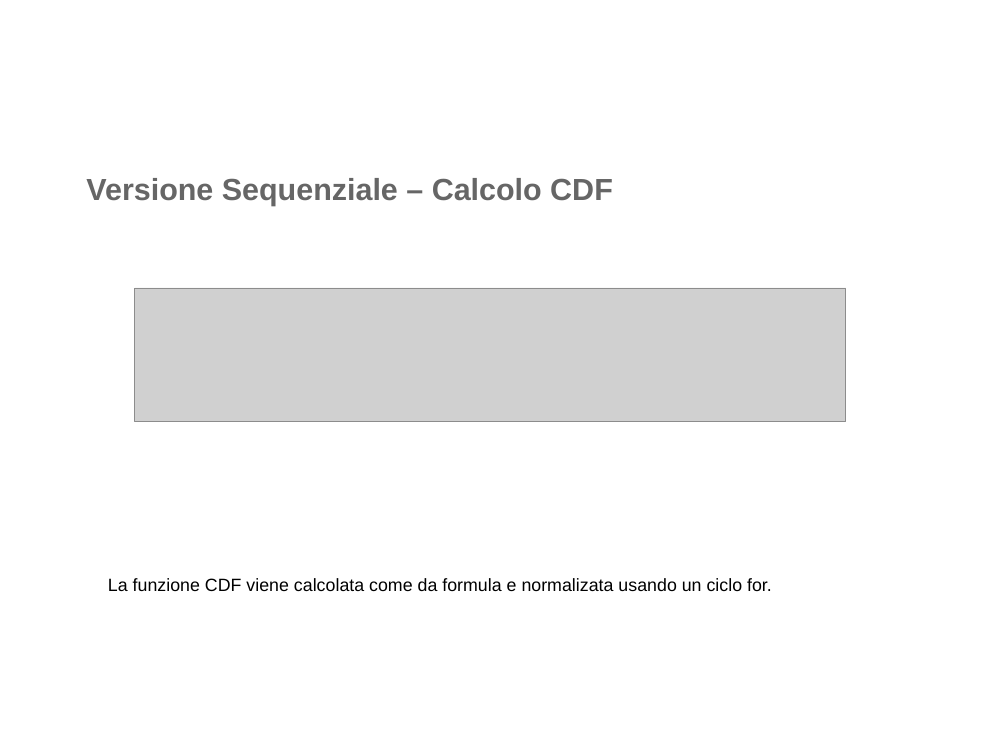
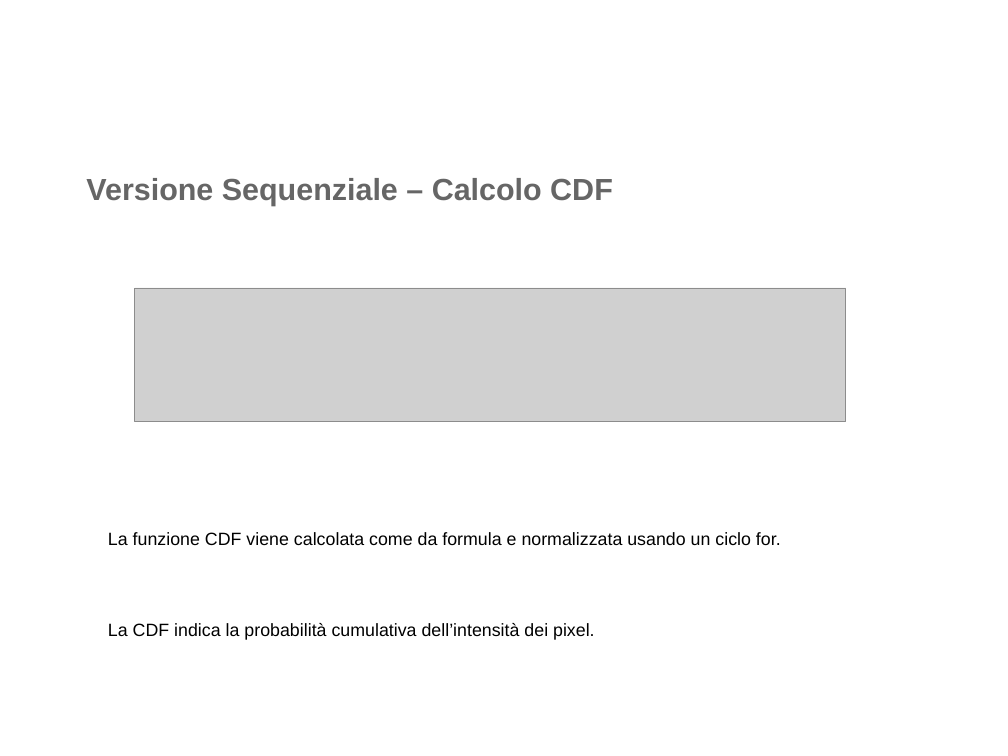
Before and after one commit to gianlu9911/Histogram-Equalization, a slide deck: slide 5 of presentazione-Histogram Equalization.odp (slide 4 before the commit). Drawn at 1008x756 pixels with LibreOffice and Linux fonts; fonts in the diff are those of the drawing; grey boxes stand for pictures; background and template pictures are left out. Boxes give left, top, right and bottom in pixels: in the first picture for what was removed or moved away, otherwise in the second. Text is boxed around its words. In the diff, an @@ line names an element or a change of style, - is before the commit and + after.

```diff
--- a/presentazione-Histogram Equalization.odp
+++ b/presentazione-Histogram Equalization.odp
@@ text at [108, 532, 781, 640]: text changed @@
-La funzione CDF viene calcolata come da formula e normalizata usando un ciclo for.
+La funzione CDF viene calcolata come da formula e normalizzata usando un ciclo for.
+La CDF indica la probabilità cumulativa dell’intensità dei pixel.
```
Also in this commit, not shown: 7 other slides changed, 1 slide added.
